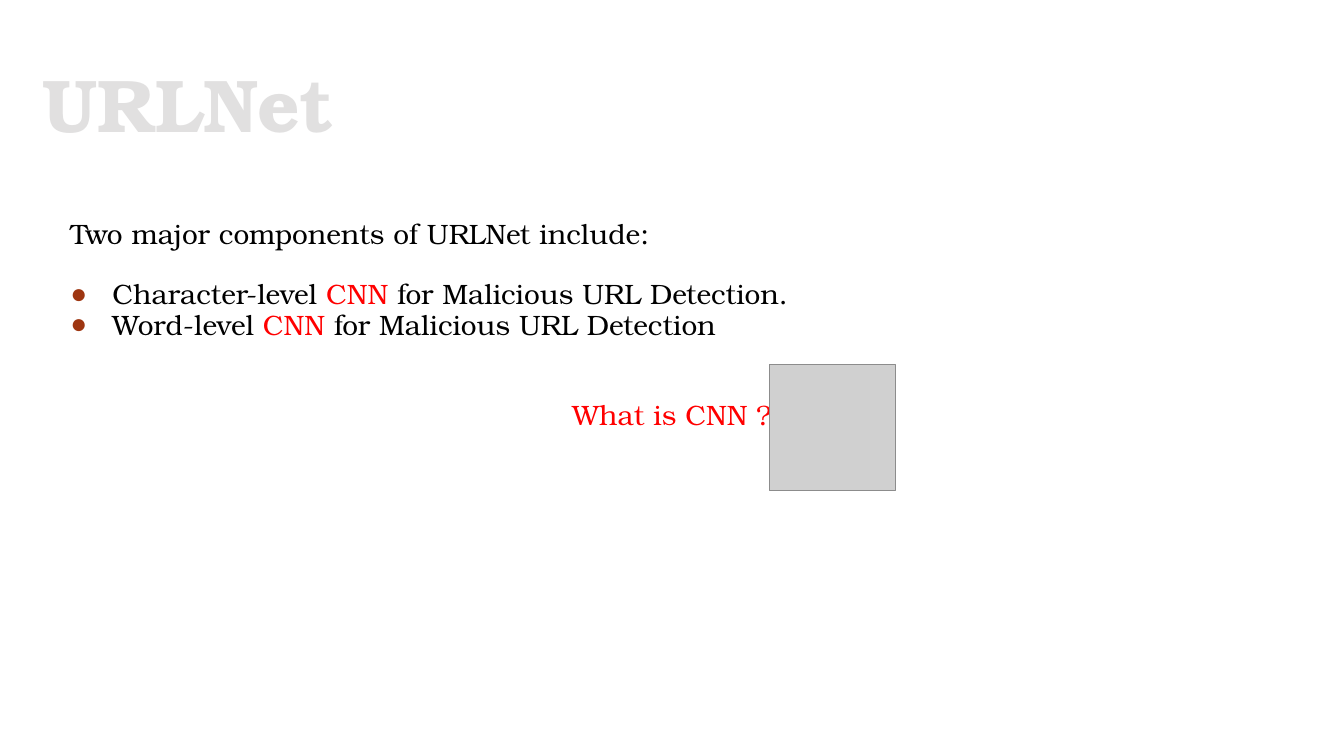
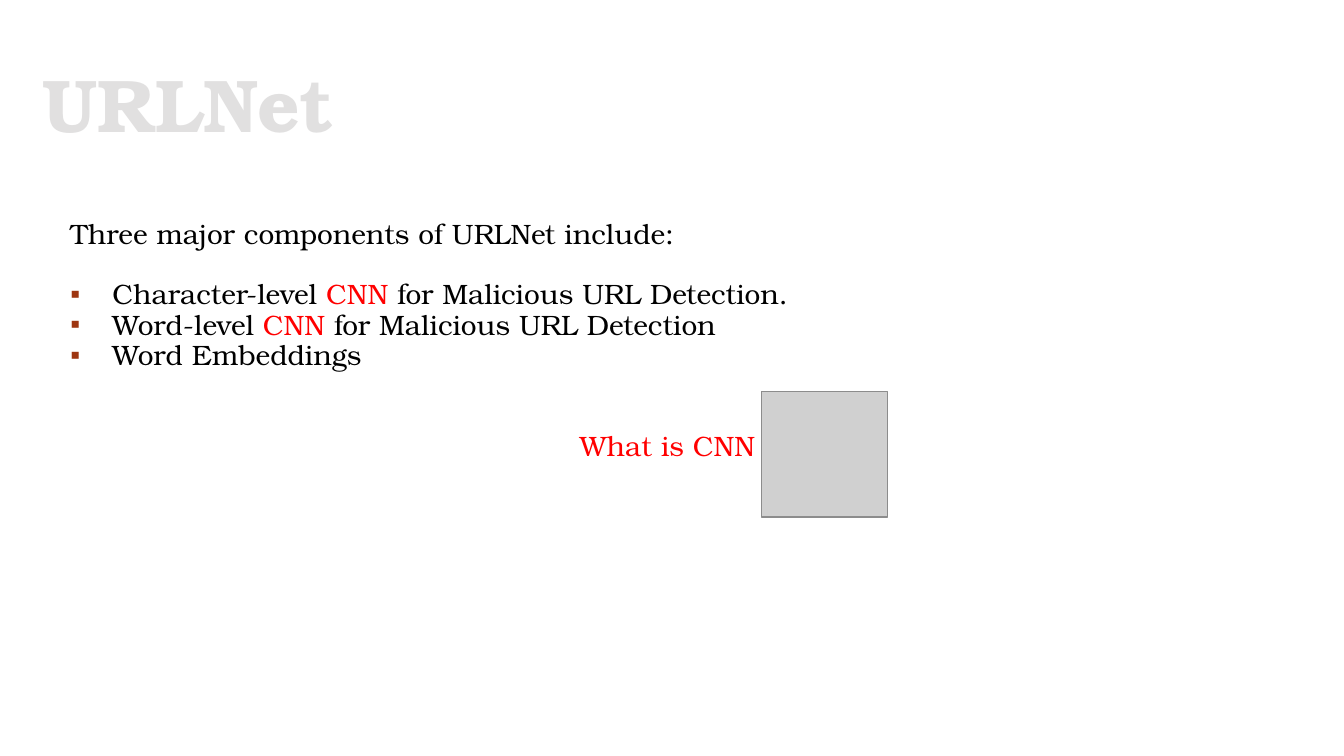
Before and after one commit to rajatb115/SIV-assignment, a slide deck: slide 12 of PPT/SIV.pptx. Drawn at 1344x756 pixels with LibreOffice and Linux fonts; fonts in the diff are those of the drawing; grey boxes stand for pictures; background and template pictures are left out. Boxes give left, top, right and bottom in pixels: in the first picture for what was removed or moved away, otherwise in the second. Text is boxed around its words. In the diff, an @@ line names an element or a change of style, - is before the commit and + after.

Commit message:
ppt3

```diff
--- a/PPT/SIV.pptx
+++ b/PPT/SIV.pptx
@@ text at (x1=70, y1=223, x2=674, y2=250): text changed @@
-Two major components of URLNet include:
+Three major components of URLNet include:
@@ text at (x1=112, y1=345, x2=755, y2=457): text changed; text colour #FF0000 to #000000 @@
-What is CNN ?
+▪ Word Embeddings
+What is CNN
@@ picture moved from (x1=769, y1=364, x2=895, y2=491) to (x1=762, y1=391, x2=888, y2=517) @@
```
Also in this commit, not shown: 6 other slides changed, 9 slides added.
